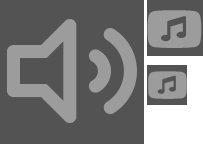
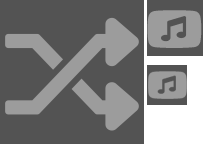
The second 203 × 144 image is a revision of the first. Changes to its layers:
added group "shuffle" (1st of 2, in "Key Icons") with 1 layers in group "Key Icons" over (5, 17, 139, 131)
added layer "shuffle" (2nd of 2, in "Key Icons" › "shuffle") in group "shuffle" over (5, 17, 139, 131)
hid group "volume" (5 layers) over (5, 17, 139, 131)
